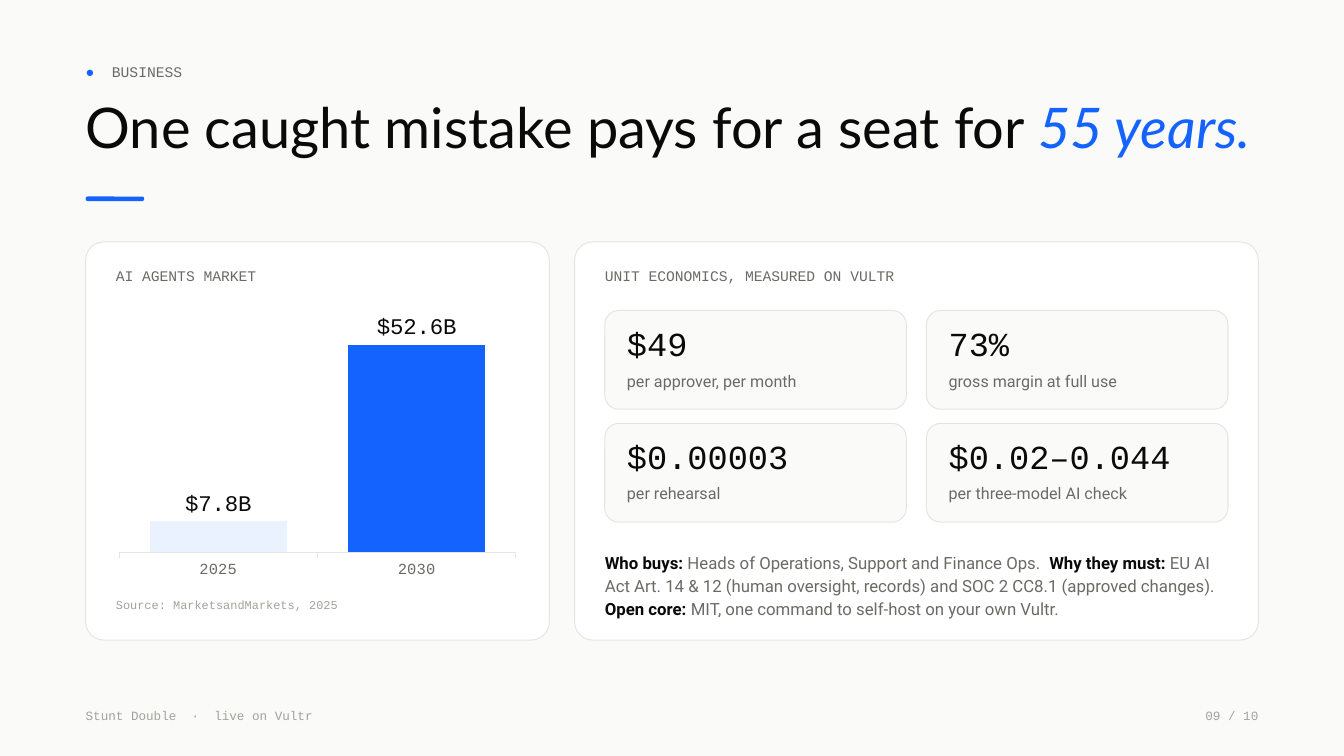
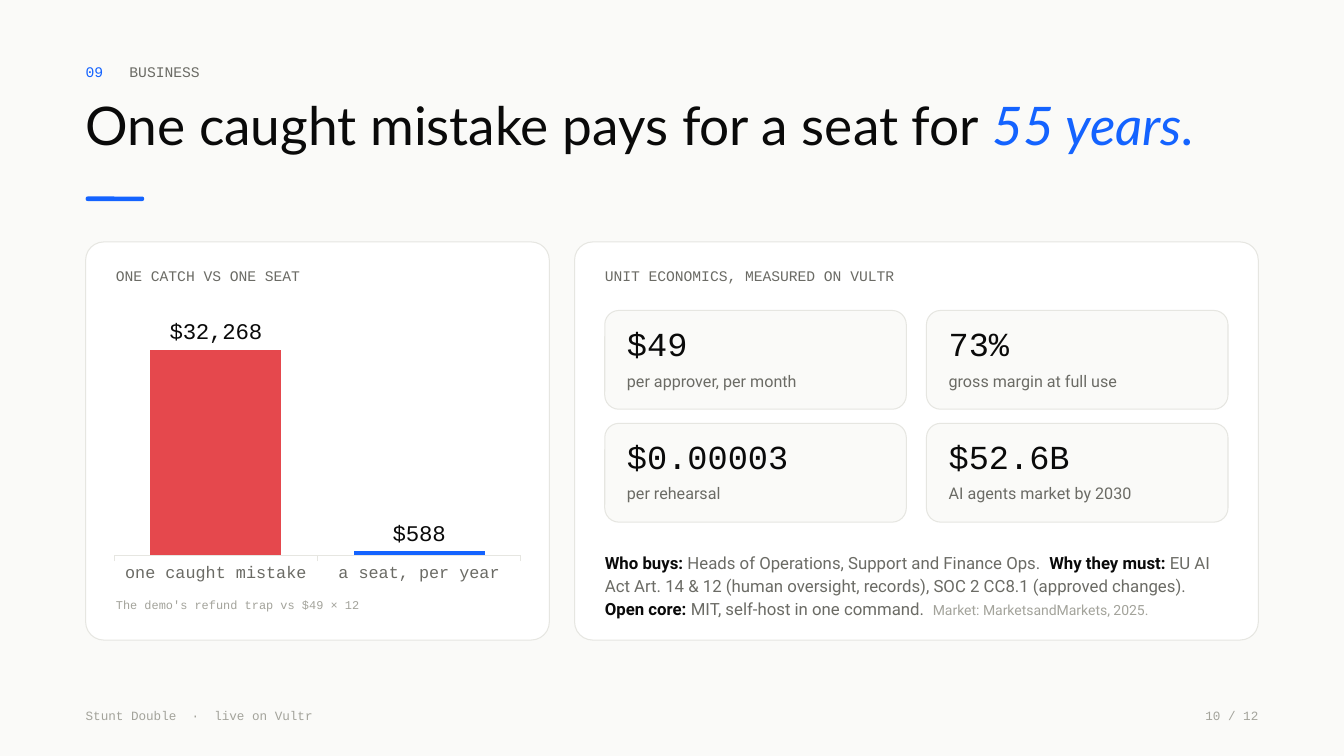
Before and after one commit to vidigoat/stunt-double, a slide deck: slide 10 of presentation/StuntDouble.pptx (slide 9 before the commit). Drawn at 1344x756 pixels with LibreOffice and Linux fonts; fonts in the diff are those of the drawing. Boxes give left, top, right and bottom in pixels: in the first picture for what was removed or moved away, otherwise in the second. Text is boxed around its words. In the diff, an @@ line names an element or a change of style, - is before the commit and + after.

```diff
--- a/presentation/StuntDouble.pptx
+++ b/presentation/StuntDouble.pptx
@@ text at [86, 67, 199, 77]: text changed @@
-● BUSINESS
+09 BUSINESS
@@ text "One caught mistake pays for ..." at [86, 105, 1194, 155]: size 40 to 38 pt @@
@@ text at [116, 271, 300, 281]: text changed @@
-AI AGENTS MARKET
+ONE CATCH VS ONE SEAT
@@ column chart at [106, 308, 529, 590] @@
-categories: 2025, 2030
+categories: one caught mistake, a seat, per year
-Series 1: 7.8, 52.6
+Series 1: 32268, 588
@@ data labels of Series 1 changed @@
@@ colours of single points changed @@
@@ category axis changed @@
@@ value axis changed @@
@@ bar spacing changed @@
@@ column chart: place and size @@
-column chart at [111, 302, 524, 590]
+column chart at [106, 308, 529, 590]
@@ text at [949, 444, 1070, 472]: text changed @@
-$0.02–0.044
+$52.6B
@@ text at [949, 487, 1131, 503]: text changed @@
-per three-model AI check
+AI agents market by 2030
@@ text at [605, 556, 1209, 619]: text changed @@
-Who buys: Heads of Operations, Support and Finance Ops. Why they must: EU AI Act Art. 14 & 12 (human oversight, records) and SOC 2 CC8.1 (approved changes). Open core: MIT, one command to self-host on your own Vultr.
+Who buys: Heads of Operations, Support and Finance Ops. Why they must: EU AI Act Art. 14 & 12 (human oversight, records), SOC 2 CC8.1 (approved changes). Open core: MIT, self-host in one command. Market: MarketsandMarkets, 2025.
@@ text at [116, 601, 359, 612]: text changed @@
-Source: MarketsandMarkets, 2025
+The demo's refund trap vs $49 × 12
@@ text at [1205, 712, 1258, 720]: text changed @@
-09 / 10
+10 / 12
```
Also in this commit, not shown: 8 other slides changed, 3 slides added, 1 slide removed, 6 other files.
